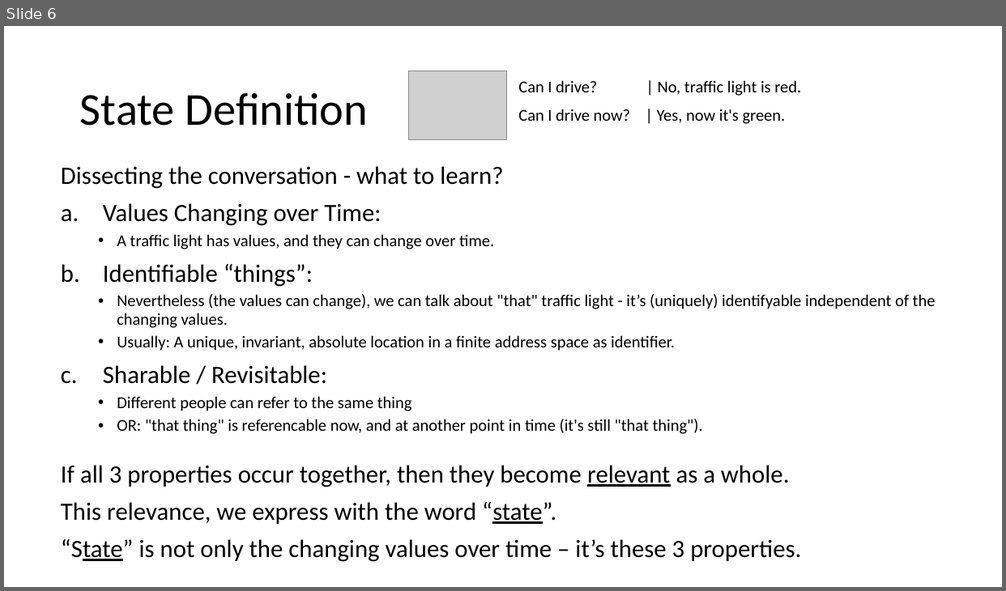
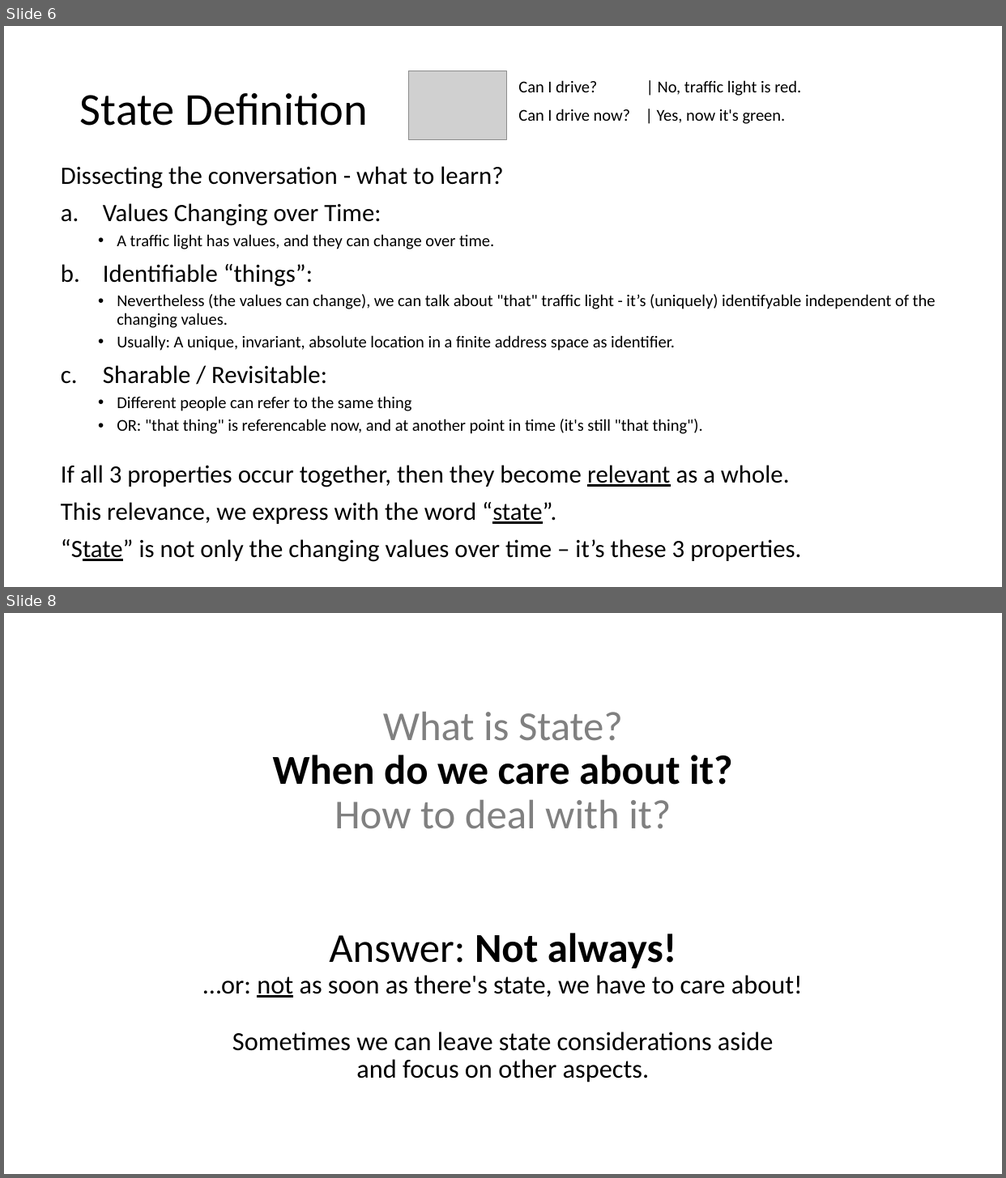
Before and after one commit to RonaldSchlenker/ReactIn200LoC, a slide deck: Vortrag/Presentation.pptx. Shown one above the other, each under a label of ours: slide 6 before the commit, slides 6 and 8 after it; the slides between them are not shown. The pictures are 1006x591 and 1006x1178 pixels, drawn with LibreOffice and Linux fonts; fonts in the diff are those of the drawing; grey boxes stand for pictures. Boxes give left, top, right and bottom in pixels: in the first picture for what was removed or moved away, otherwise in the second. Text is boxed around its words. In the diff, an @@ line names an element or a change of style, - is before the commit and + after.

```diff
--- a/Vortrag/Presentation.pptx
+++ b/Vortrag/Presentation.pptx
@@ slide 8 added at (4,613,1002,1174), background #FFFFFF @@
@@ title added at (203,712,803,1083), 25.2 pt, text #000000 @@
+What is State?
+When do we care about it?
+How to deal with it?
+Answer: Not always!
+…or: not as soon as there's state, we have to care about!
+Sometimes we can leave state considerations aside
+and focus on other aspects.
```
Also in this commit, not shown: 1 slide changed, 1 other slide added, 1 slide removed, 3 other files.
